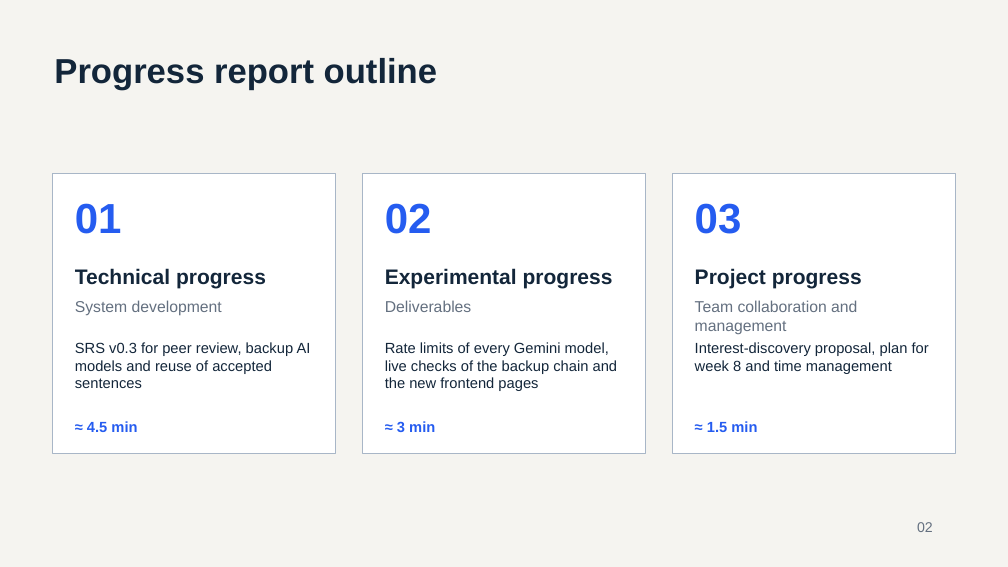
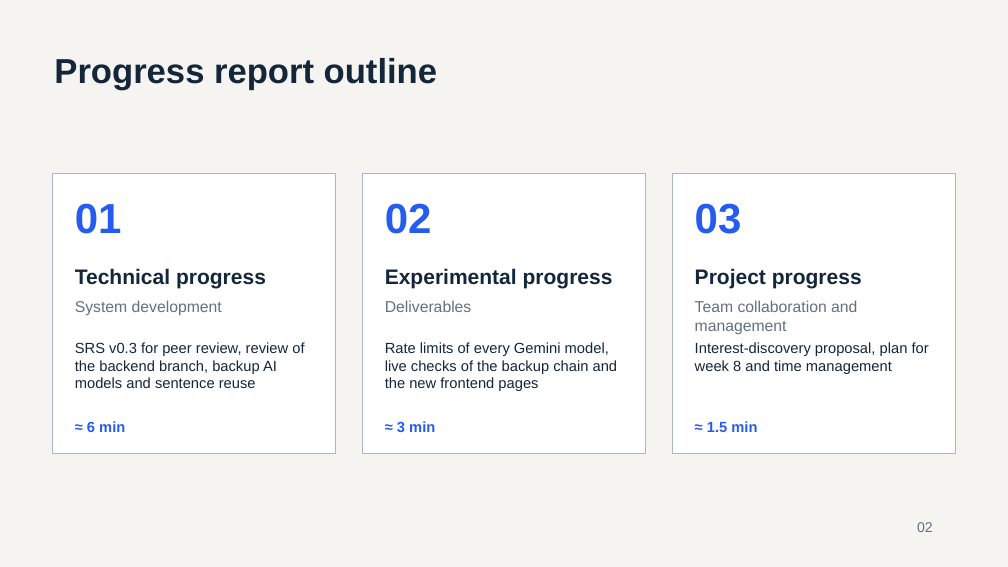
Before and after one commit to bhsei/26B, a slide deck: slide 2 of weekly-reports/W07/Weekly_Report_W07.pptx. Drawn at 1008x567 pixels with LibreOffice and Linux fonts; fonts in the diff are those of the drawing. Boxes give left, top, right and bottom in pixels: in the first picture for what was removed or moved away, otherwise in the second. Text is boxed around its words. In the diff, an @@ line names an element or a change of style, - is before the commit and + after.

Commit message:
W7 - Weekly report W07; added two backend slides: the reuse endpoint with rerun test results, and review findings before the merge

```diff
--- a/weekly-reports/W07/Weekly_Report_W07.pptx
+++ b/weekly-reports/W07/Weekly_Report_W07.pptx
@@ text at (x1=75, y1=342, x2=304, y2=388): text changed @@
-SRS v0.3 for peer review, backup AI models and reuse of accepted sentences
+SRS v0.3 for peer review, review of the backend branch, backup AI models and sentence reuse
@@ text at (x1=87, y1=420, x2=125, y2=435): text changed @@
-≈ 4.5 min
+≈ 6 min
```
Also in this commit, not shown: 12 other slides changed, 2 slides added.
